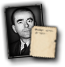
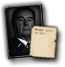
Comparing the layer stacks of the two 65 × 67 images. Changes:
added layer "BRG_Leon_Degrelle" in group "Ministers" over [9, 7, 38, 56]
hid "GER_Albert_Speer" over [9, 7, 38, 56]
